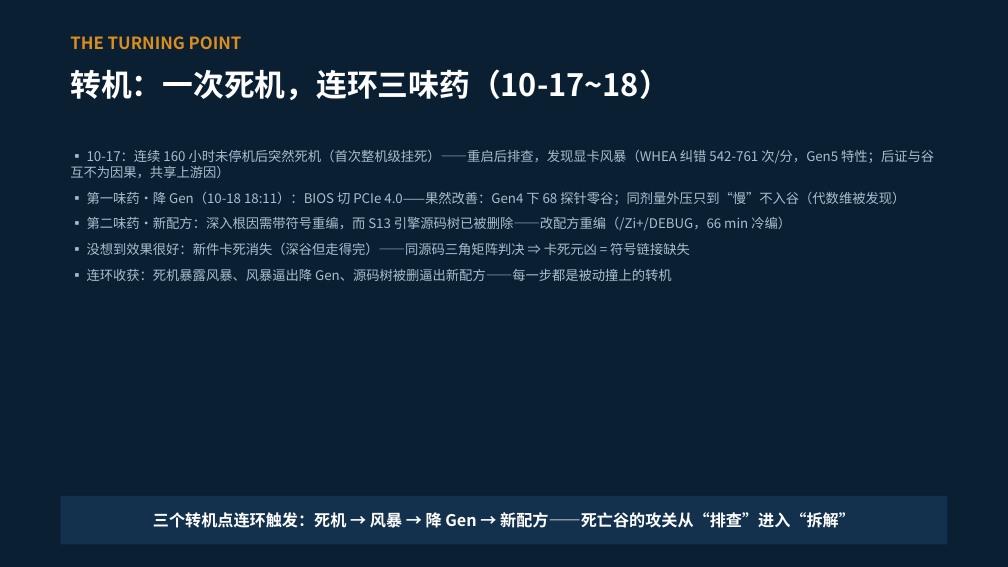
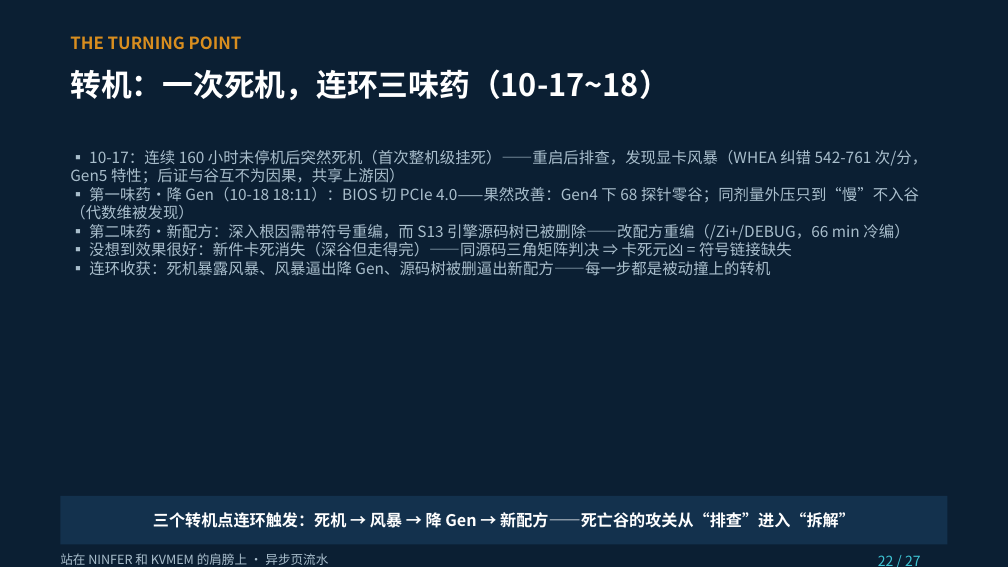
Before and after one commit to paicat1/Ninfer-KVMem-Async, a slide deck: slide 22 of docs/异步页流水-技术说明.pptx. Drawn at 1008x567 pixels with LibreOffice and Linux fonts; fonts in the diff are those of the drawing. Boxes give left, top, right and bottom in pixels: in the first picture for what was removed or moved away, otherwise in the second. Text is boxed around its words. In the diff, an @@ line names an element or a change of style, - is before the commit and + after.

Commit message:
docs(公开材料): 贴边复测复核与 Gen5 回切预登记 + 异步页流水技术说明演示文稿更新（含同源备份件）
APPROVED: 这几个授权你推

```diff
--- a/docs/异步页流水-技术说明.pptx
+++ b/docs/异步页流水-技术说明.pptx
@@ text at (70, 150, 927, 275): text changed; size 9.5 to 11 pt @@
-▪ 10-17：连续 160 小时未停机后突然死机（首次整机级挂死）——重启后排查，发现显卡风暴（WHEA 纠错 542-761 次/分，Gen5 特性；后证与谷互不为因果，共享上游因）
-▪ 第一味药·降 Gen（10-18 18:11）：BIOS 切 PCIe 4.0——果然改善：Gen4 下 68 探针零谷；同剂量外压只到“慢”不入谷（代数维被发现）
-▪ 第二味药·新配方：深入根因需带符号重编，而 S13 引擎源码树已被删除——改配方重编（/Zi+/DEBUG，66 min 冷编）
-▪ 没想到效果很好：新件卡死消失（深谷但走得完）——同源码三角矩阵判决 ⇒ 卡死元凶 = 符号链接缺失
-▪ 连环收获：死机暴露风暴、风暴逼出降 Gen、源码树被删逼出新配方——每一步都是被动撞上的转机
+▪ 10-17：连续 160 小时未停机后突然死机（首次整机级挂死）——重启后排查，发现显卡风暴（WHEA 纠错 542-761 次/分，Gen5 特性；后证与谷互不为因果，共享上游因） ▪ 第一味药·降 Gen（10-18 18:11）：BIOS 切 PCIe 4.0——果然改善：Gen4 下 68 探针零谷；同剂量外压只到“慢”不入谷（代数维被发现） ▪ 第二味药·新配方：深入根因需带符号重编，而 S13 引擎源码树已被删除——改配方重编（/Zi+/DEBUG，66 min 冷编） ▪ 没想到效果很好：新件卡死消失（深谷但走得完）——同源码三角矩阵判决 ⇒ 卡死元凶 = 符号链接缺失 ▪ 连环收获：死机暴露风暴、风暴逼出降 Gen、源码树被删逼出新配方——每一步都是被动撞上的转机
@@ text added at (60, 553, 328, 565), 9 pt, text #A9BECC @@
+站在 NINFER 和 KVMEM 的肩膀上 · 异步页流水
@@ text added at (878, 555, 921, 566), 10 pt, text #3FC6D6 @@
+22 / 27
```
Also in this commit, not shown: 11 other slides changed, 2 other files.
